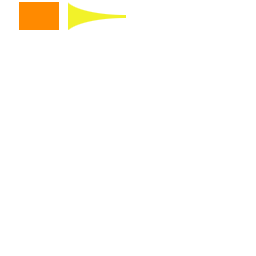
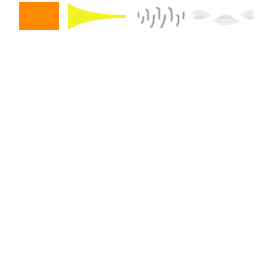
Before/after of a w=256, h=256 layered artwork. What changed in the layer stack:
added group "Spider Bullet 2" (2nd of 2) with 3 layers above "Spider Bullet" over [192, 9, 254, 26]
added layer "Layer 3" in group "Spider Bullet 2" over [193, 9, 254, 26]
added layer "Layer 2" in group "Spider Bullet 2" over [192, 9, 254, 26]
added layer "Layer 1" in group "Spider Bullet 2" over [193, 14, 254, 20]
added layer "Spider Bullet" above "Stinger Bullet" over [137, 6, 186, 29]
